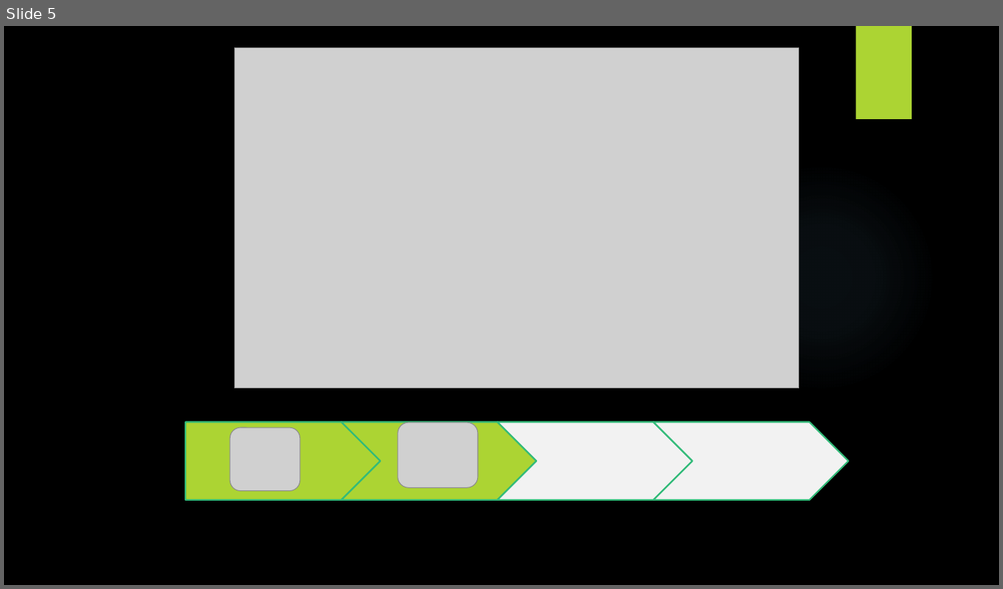
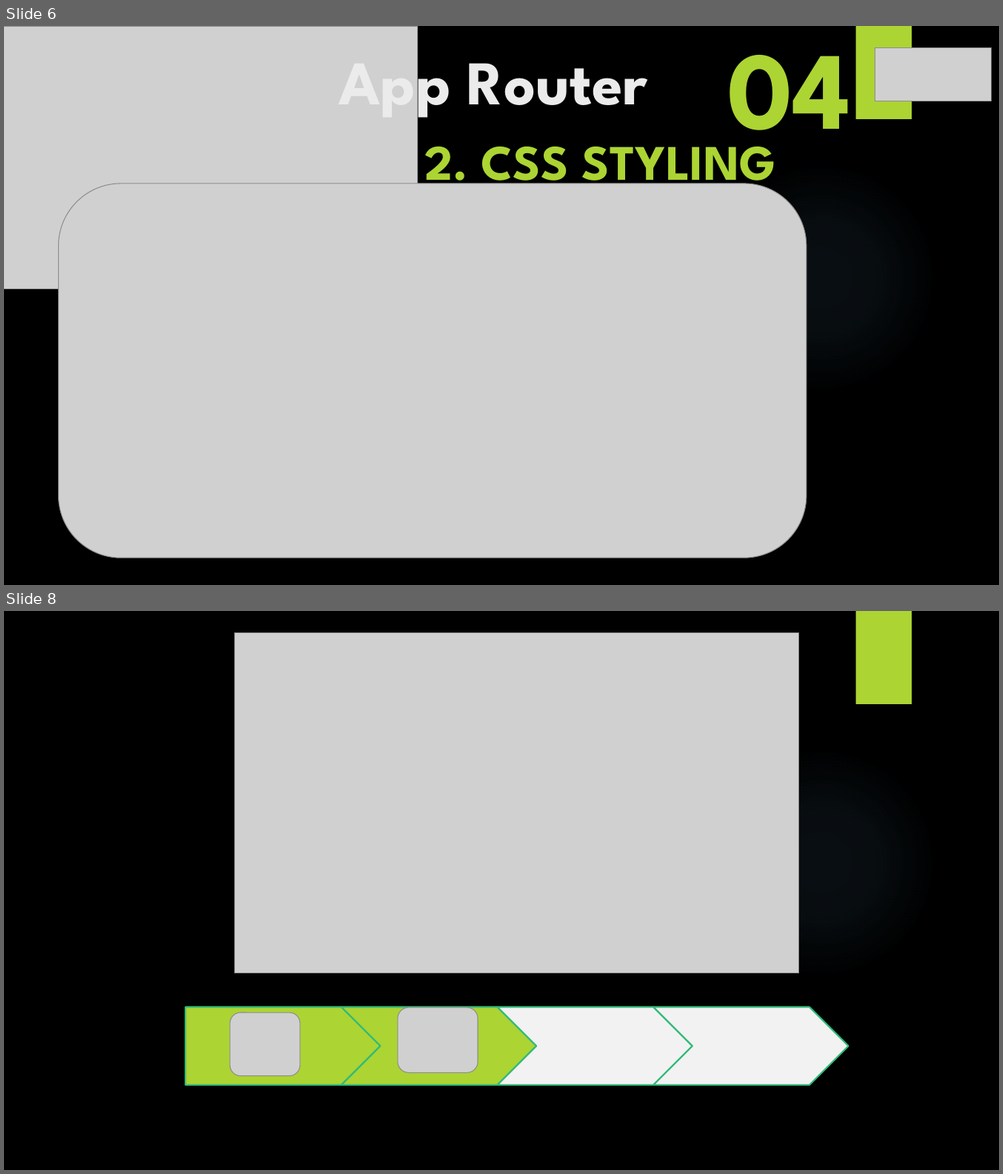
Before and after one commit to yasenstar/learn_javascript, a slide deck: learn_nextjs/2_App_Router/App_Router.pptx. Shown one above the other, each under a label of ours: slide 5 before the commit, slides 6 and 8 after it; the slides between them are not shown. The pictures are 1003x589 and 1003x1174 pixels, drawn with LibreOffice and Linux fonts; fonts in the diff are those of the drawing; grey boxes stand for pictures; background and template pictures are left out. Boxes give left, top, right and bottom in pixels: in the first picture for what was removed or moved away, otherwise in the second. Text is boxed around its words. In the diff, an @@ line names an element or a change of style, - is before the commit and + after.

```diff
--- a/learn_nextjs/2_App_Router/App_Router.pptx
+++ b/learn_nextjs/2_App_Router/App_Router.pptx
@@ slide 6 added at <box>4,26,999,585</box>, background picture (left out); not listed: 2 template elements that a slide beside it also shows @@
@@ picture added at <box>4,26,418,289</box> @@
@@ title added at <box>338,42,648,123</box>, 60 pt, text #EBEBEB, bold @@
+App Router
@@ text added at <box>727,55,851,161</box>, 106.4 pt, text #ACD433, bold @@
+04
@@ picture added at <box>875,48,990,101</box> @@
@@ subtitle added at <box>424,147,776,195</box>, 48 pt, text #ACD433, bold @@
+2. CSS STYLING
@@ picture added at <box>59,184,806,558</box> @@
@@ text added at <box>424,181,697,184</box>, 36 pt, text #ACD433, bold @@
+2.3 CSS Modules
@@ what was slide 5 is now slide 8 @@
```
Also in this commit, not shown: 1 slide changed, 2 other slides added, 3 other files.
